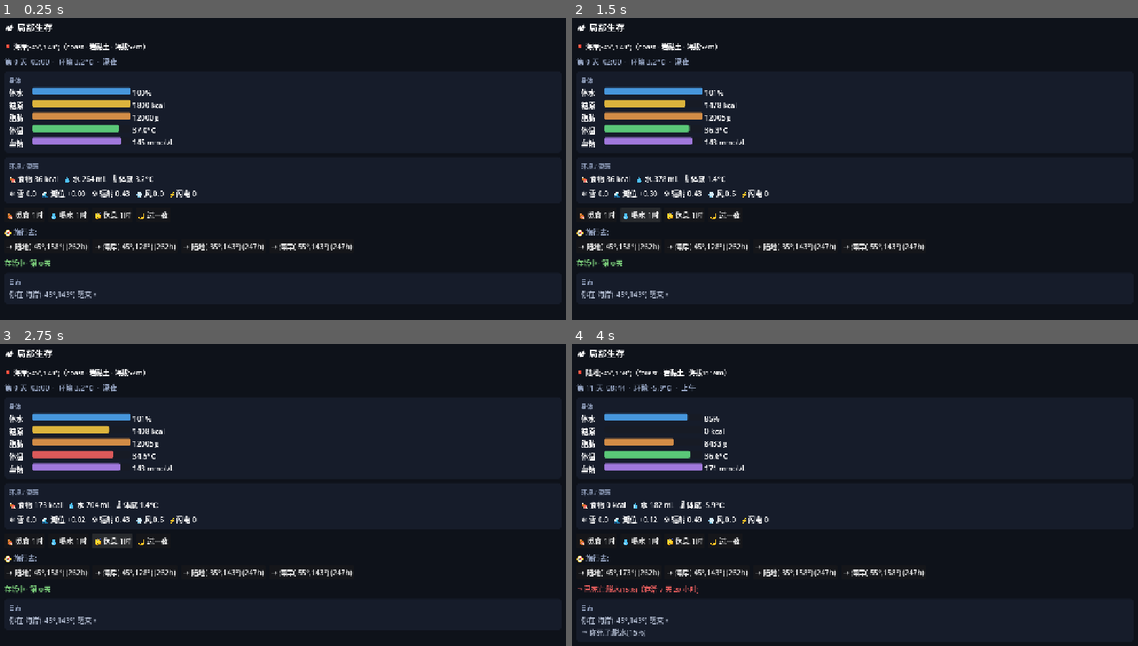
Above: before the commit, frames 1-4 (two rows, left to right).
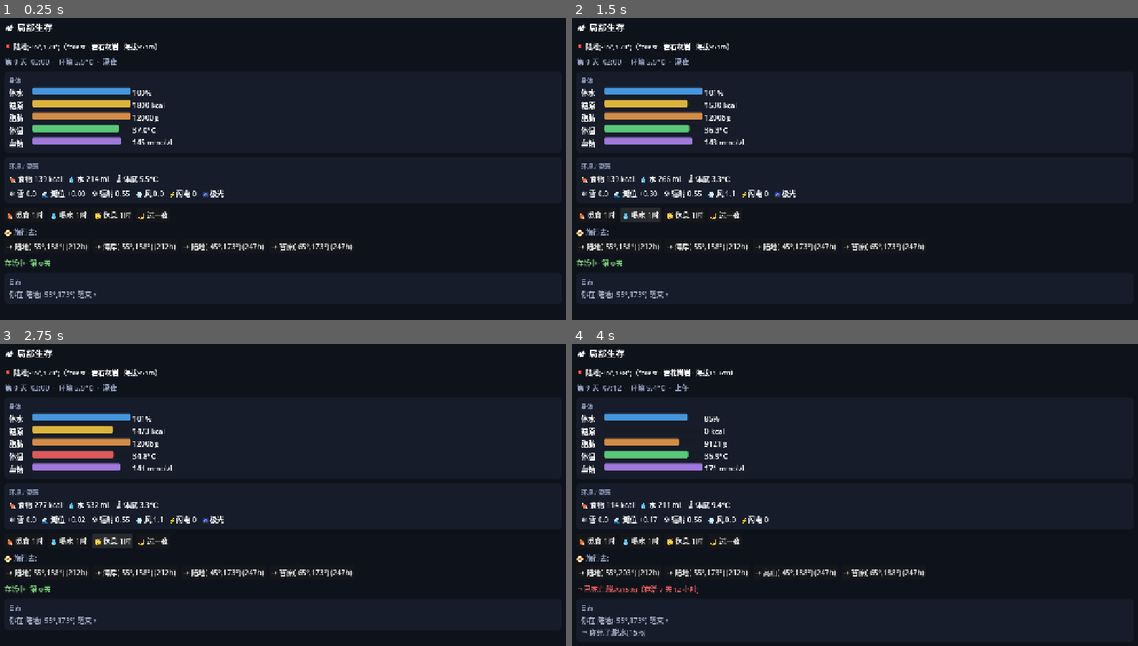
Above: after the commit, the same moments.

Repository: Mass404/survival-model
Game: Godot game, scene res://LocalMain.tscn
Same seed, same stepped clock (60 frames per second), same inputs: the game is played once before the commit and once after it. This scene is started directly instead of the project's main scene.
Inputs (mouse positions are in pixels of both pictures, inside the frame that each line leads up to):
- Up to frame 1 (0.25 s): no input
- Up to frame 2 (1.5 s): click "🍖 觅食 1时" at 0.5 s; click "💧 喝水 1时" at 1.25 s
- Up to frame 3 (2.75 s): click "😴 休息 1时" at 2 s
- Up to frame 4 (4 s): click "🌙 过一夜" at 2.75 s; click (617, 573) at 3.5 s, where only the run before the commit has a clickable "→ 陆地(-45°,158°) (262h)"

The runs differ from the first frame. In frame 1, 0.9% of the frame differs, in the area x 2-57%, y 8-93%; in frame 2, 0.9%; in frame 3, 0.7%; in frame 4, 1.1%.

Commit message:
feat: 开局世界生成—玩家空降到演化好的活星球(而非未演化死星)
补游戏核心前提缺口:此前 LocalMain 开局只跑 180 天 stepDay(无 stepLife/stepGeo)→
星球没成矿、没发育出生命 → find_spawn 走退路、玩家落在死星上,"在活的演化星球求生"卖点没兑现。
- LocalMain: 开局 180天warmup → 深时间世界生成(WORLDGEN_YEARS=20:stepDay+stepLife+stepGeo)
  → 出成矿+生命+大氧化,再 find_spawn+enter_cell 空降。确定性(同 mutSeed→同世界,可预生成)
- worldgencheck 3 项全过:①星球已演化(生命占371格·O₂3.4 GOE·成矿Σ42571)②空降格演化态(食容1156)
  ③确定性(同种子同空降同星球)
- ⚠UX 注:深时间世界生成较慢(GRN 迭代),生产版应配加载界面/异步或预生成(同种子可复现);
  WORLDGEN_YEARS 可调。World 模拟未动→testsuite(GRN1 35/35)不受影响。

Co-Authored-By: Claude Opus 4.8 <noreply@anthropic.com>

Diff:
--- a/godot/LocalMain.gd
+++ b/godot/LocalMain.gd
@@ -17,13 +17,21 @@
 var log_label: Label
 var _log: Array = []
 var _bars := {}
+const WORLDGEN_YEARS := 20   # 开局世界生成深时间年数(出成矿+生命+大氧化;可调:大=更演化但更慢)
 
 func _ready() -> void:
 	geo = GeoS.new(); geo.generate()
 	world = Sim.new(); world.geo = geo
 	world.land_mask = geo.coarse_land(Sim.NLat, Sim.NLon)
 	world.spinUp()
-	for d in 180: world.stepDay(d % Sim.YEAR)     # 推到温暖季,出生点宜居
+	# 世界生成:深时间演化出成矿(stepGeo)+ 生命/大氧化(stepLife),玩家空降到一颗"演化好的活星球"
+	# (而非未演化的死星)。确定性:同 mutSeed→同世界。注:这步较慢,生产版应配加载界面/异步;同种子可预生成。
+	var _wgDay := 0
+	for _s in WORLDGEN_YEARS * Sim.YEAR:
+		world.stepDay(_wgDay % Sim.YEAR)
+		if _wgDay % 10 == 0: world.stepLife(10.0)
+		if _wgDay % Sim.YEAR == 0: world.stepGeo()
+		_wgDay += 1
 	local = LocalS.new(); local.setup(world, geo)
 	var sp: Array = local.find_spawn()             # 两层统一:空降全球宜居格(取代写死地点)
 	local.enter_cell(sp[0], sp[1])
--- /dev/null
+++ b/godot/worldgencheck.gd
@@ -0,0 +1,56 @@
+extends SceneTree
+# 开局世界生成 headless 验证:godot --headless --path godot --script res://worldgencheck.gd
+# 验 LocalMain 新开局序列(深时间演化→find_spawn→enter_cell):玩家空降到一颗"演化好的活星球"而非死星。
+# ① 星球已演化(生命占据+大氧化GOE+成矿) ② 空降格在演化态(有食物+有矿) ③ 确定性。
+const Sim = preload("res://sim/World.gd")
+const GeoS = preload("res://sim/Geo.gd")
+const LocalS = preload("res://sim/Local.gd")
+const WGY := 20   # = LocalMain.WORLDGEN_YEARS
+
+func _gen(seed: int):
+	var g = GeoS.new(); g.generate()
+	var w = Sim.new(); w.geo = g; w.mutSeed = seed
+	w.land_mask = g.coarse_land(Sim.NLat, Sim.NLon)
+	w.spinUp()
+	var day := 0
+	for s in WGY * Sim.YEAR:                      # LocalMain 同款世界生成
+		w.stepDay(day % Sim.YEAR)
+		if day % 10 == 0: w.stepLife(10.0)
+		if day % Sim.YEAR == 0: w.stepGeo()
+		day += 1
+	var loc = LocalS.new(); loc.setup(w, g)
+	var sp: Array = loc.find_spawn(); loc.enter_cell(sp[0], sp[1])
+	return [w, loc, sp]
+
+func _initialize() -> void:
+	print("================ 开局世界生成(空降演化好的星球)验证 ================")
+	var r = _gen(1)
+	var w = r[0]; var loc = r[1]; var sp = r[2]
+	# ① 星球已演化:生命占据多格 + GOE + 成矿
+	var occ := 0; var depSum := 0.0
+	for k in Sim.SZ:
+		if w.N[k] > Sim.SEED: occ += 1
+		for e in Sim.NE: depSum += w.depE[k * Sim.NE + e]
+	var evolved_ok: bool = occ > 100 and w.globalO2 > 1.0 and depSum > 10.0
+	print("① 星球演化: 生命占据 %d 格 · 大气O₂ %.1f(GOE) · 全球成矿Σ %.0f → %s" % [occ, w.globalO2, depSum, _t(evolved_ok)])
+
+	# ② 空降格在演化态:有食物(来自全局生物量)+ 有矿(来自全局格化学)
+	var L = loc.cur_loc()
+	var depLoc := 0.0
+	for e in Sim.NE: depLoc += float(L["dep"][e])
+	var spawn_ok: bool = float(L["foodCap"]) > 50.0 and depLoc > 0.0
+	print("② 空降格[%s]: 食容 %.0f · 本地矿Σ %.2f → %s" % [L["name"], float(L["foodCap"]), depLoc, _t(spawn_ok)])
+
+	# ③ 确定性:同种子→同空降点 + 同星球态
+	var r2 = _gen(1)
+	var sp2 = r2[2]
+	var det_ok: bool = is_equal_approx(sp[0], sp2[0]) and is_equal_approx(sp[1], sp2[1]) and is_equal_approx(w.globalO2, r2[0].globalO2)
+	print("③ 确定性(同种子同空降同星球): %s" % _t(det_ok))
+
+	var all_ok: bool = evolved_ok and spawn_ok and det_ok
+	print("------------------------------------------------")
+	print("① 星球已演化%s ② 空降格演化态%s ③ 确定性%s" % [_t(evolved_ok), _t(spawn_ok), _t(det_ok)])
+	print("开局世界生成: %s" % ("✅ 全过(空降到演化好的活星球)" if all_ok else "❌ 有失败"))
+	quit(0 if all_ok else 1)
+
+func _t(b: bool) -> String: return "✅" if b else "❌"
